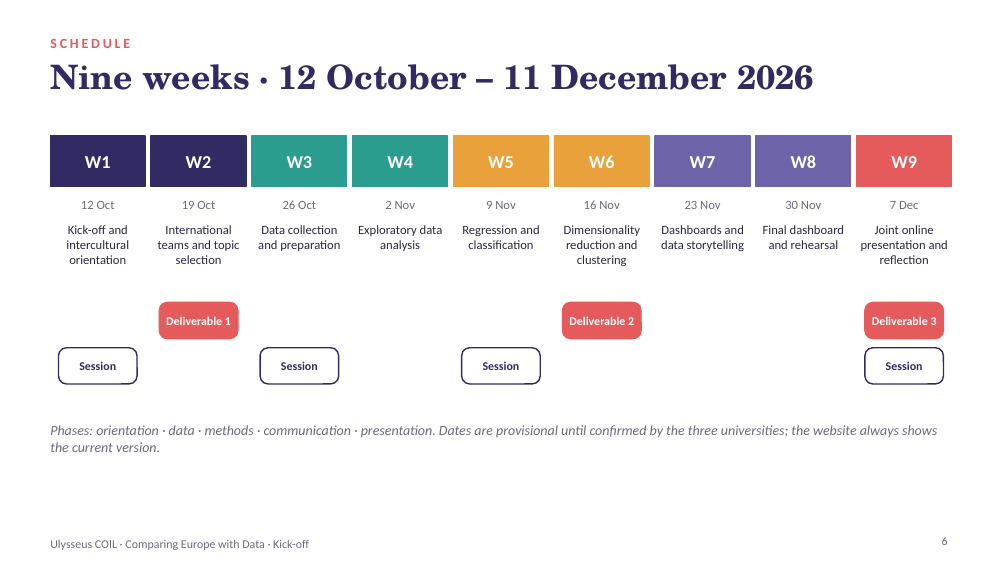
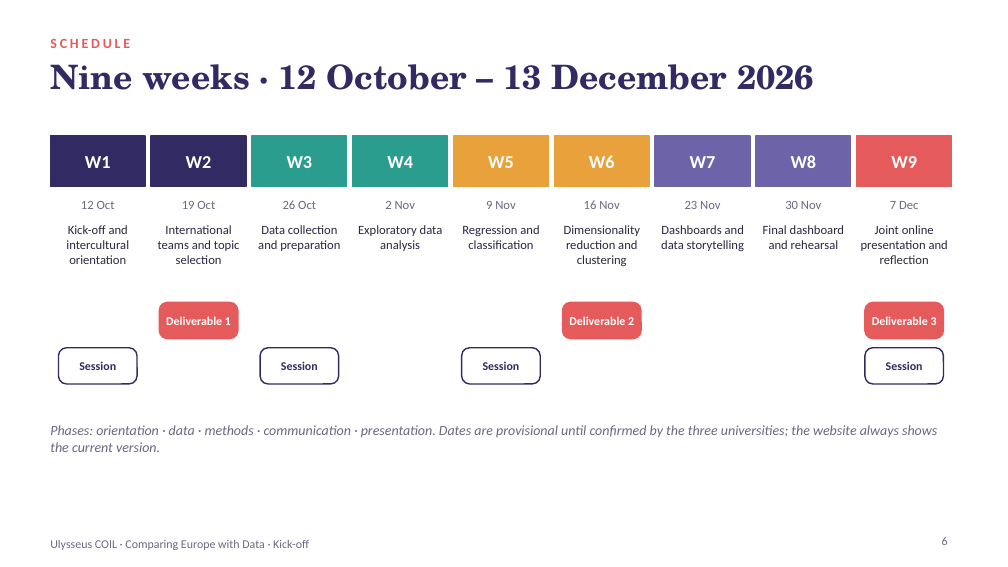
Before and after one commit to coil-europe/coil-europe.github.io, a slide deck: slide 6 of docs/slides/COIL_1_kickoff.pptx. Drawn at 1008x567 pixels with LibreOffice and Linux fonts; fonts in the diff are those of the drawing. Boxes give left, top, right and bottom in pixels: in the first picture for what was removed or moved away, otherwise in the second. Text is boxed around its words. In the diff, an @@ line names an element or a change of style, - is before the commit and + after.

```diff
--- a/docs/slides/COIL_1_kickoff.pptx
+++ b/docs/slides/COIL_1_kickoff.pptx
@@ text at (50, 64, 814, 90): text changed @@
-Nine weeks · 12 October – 11 December 2026
+Nine weeks · 12 October – 13 December 2026
```
Also in this commit, not shown: 3 other slides changed, 15 other files.
